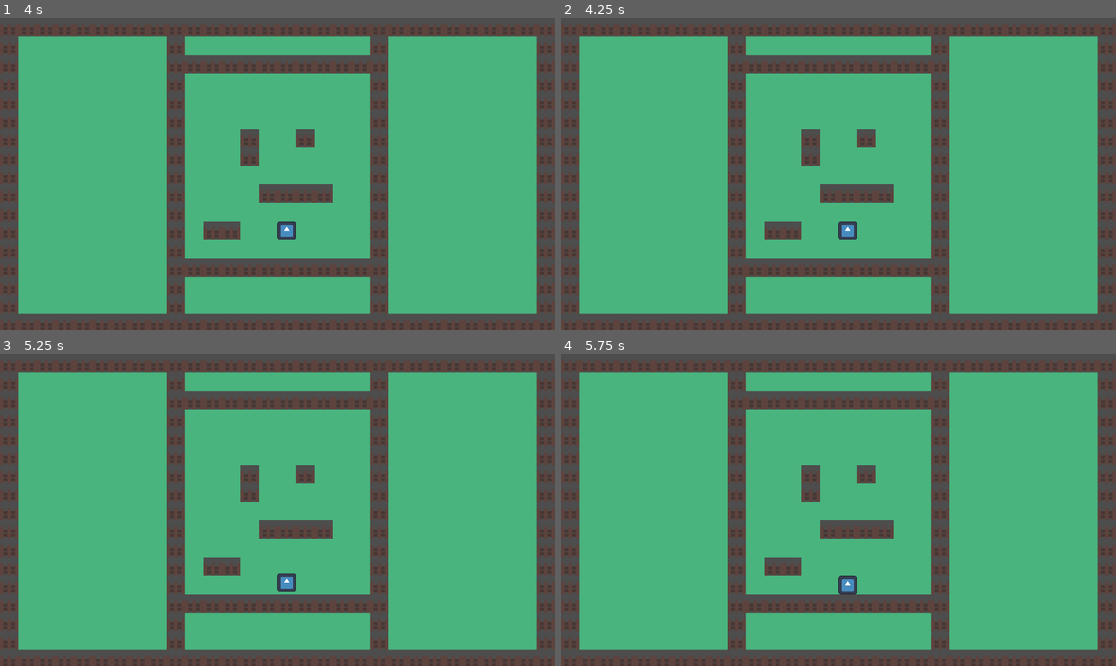
Above: before the commit, frames 1-4 (two rows, left to right).
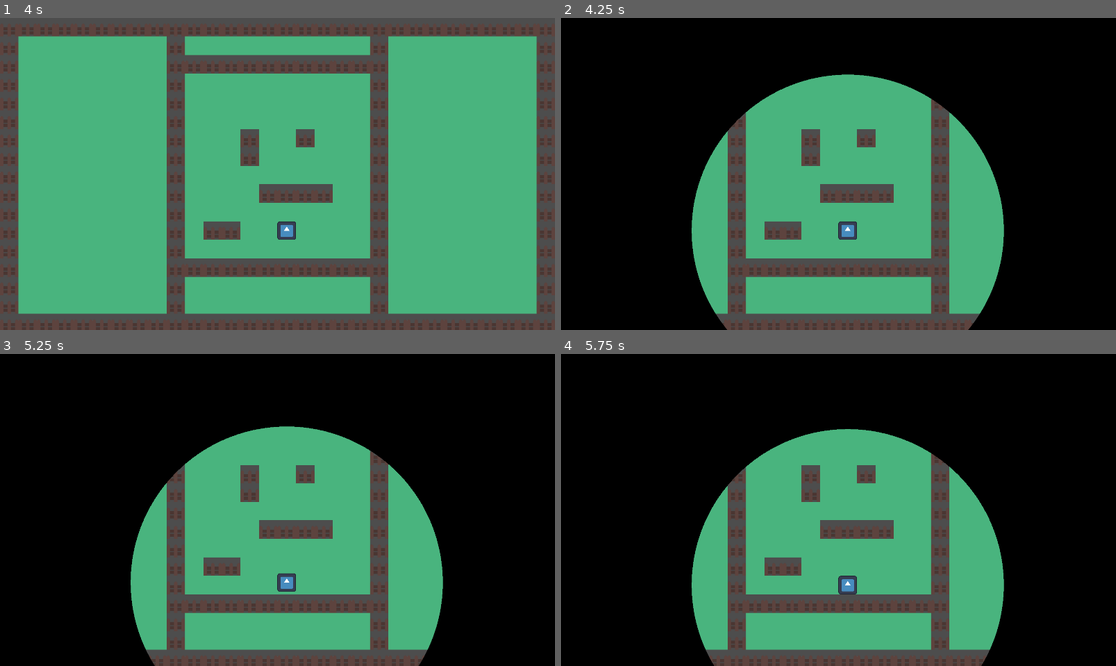
Above: after the commit, the same moments.

Repository: CrazyKamel/ggjMask
Game: Godot game, scene res://main.tscn
Same seed, same stepped clock (60 frames per second), same inputs: the game is played once before the commit and once after it. The engine's default icon, where the game draws it, is replaced by a stand-in: a white triangle on a blue panel in a dark square.
Inputs:
- Up to frame 1 (4 s): tap Enter at 0.5, 2, 3.5 s; hold Right (Right) 0.53-1.28 s; tap Space at 1.25, 2.75 s; hold Down (Down) 1.28-2.03 s; hold Right (Right) 2.03-2.78 s; hold Up (Up) 2.78-3.53 s; hold Left (Left) from 3.53 s (still down)
- Up to frame 2 (4.25 s): keep holding Left (Left); tap T (DEBUG_TRAP) at 4.15 s
- Up to frame 3 (5.25 s): tap Space at 5 s; release Left (Left) at 5.03 s; hold Down (Down) from 5.03 s (still down)
- Up to frame 4 (5.75 s): keep holding Down (Down)

Frame 1 is identical in both runs. In frame 2, 61% of the frame differs, in the area x 0-100%, y 0-100%; in frame 3, 64%; in frame 4, 64%.

Commit message:
fix mask strengh

Diff:
--- a/main.tscn
+++ b/main.tscn
@@ -56,11 +56,11 @@
 [node name="Area2D" type="Area2D" parent="CharacterBody2D" unique_id=695710922]
 
 [node name="ColorRect" type="ColorRect" parent="." unique_id=179986175]
-visible = false
 z_index = 1
 material = SubResource("ShaderMaterial_h2yge")
 offset_right = 1920.0
 offset_bottom = 1080.0
+color = Color(0, 0, 0, 1)
 
 [node name="TileMapLayer" type="TileMapLayer" parent="." unique_id=1044603231]
 tile_map_data = PackedByteArray("AAAAAAAAAAAJAAgAAAAAAAEAAAAJAAgAAAAAAAIAAAAJAAgAAAAAAAMAAAAJAAgAAAAAAAQAAAAJAAgAAAAAAA …(8080 unchanged characters)…
--- a/player_movement.gd
+++ b/player_movement.gd
@@ -3,7 +3,7 @@
 @export var step_length = 128
 @export var speed = 300
 
-@export var mask_strengh = 1.05
+@export var mask_strengh = 10
 
 @onready var tileMap = $"../TileMapLayer"
 
@@ -55,4 +55,8 @@
 	mat.set_shader_parameter("player_screen_pos", screen_uv)
 	mat.set_shader_parameter("mask_strengh", mask_strengh)
 	if Input.is_action_just_pressed("DEBUG_TRAP"):
-		mask_strengh-=0.05
+		if mask_strengh > 1:
+			mask_strengh = 1
+		mask_strengh=mask_strengh*0.5
+		if mask_strengh < 0.05:
+			mask_strengh = 0
Not shown: 1 places in main.tscn that only renumber resources
